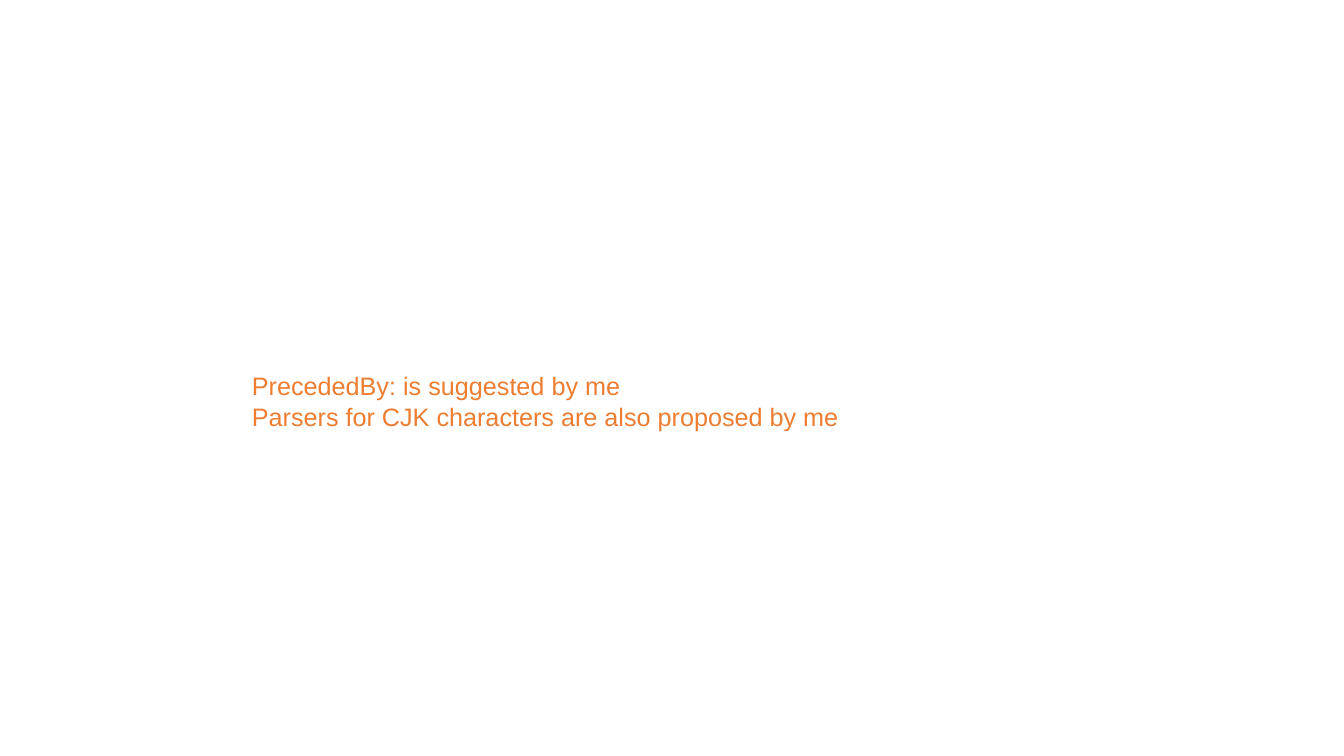
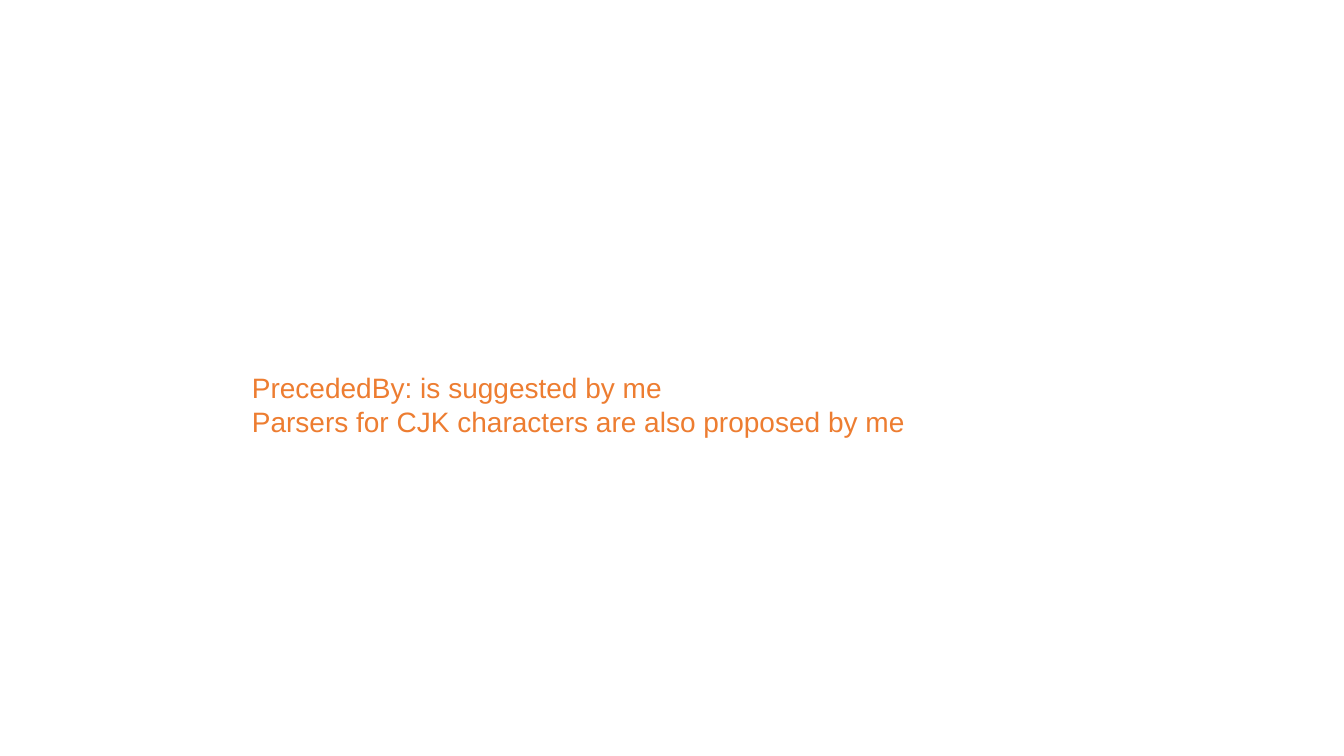
Before and after one commit to Freakwill/pycon2021-ppt, a slide deck: slide 7 of slide-light.pptx. Drawn at 1344x756 pixels with LibreOffice and Linux fonts; fonts in the diff are those of the drawing; background and template pictures are left out. Boxes give left, top, right and bottom in pixels: in the first picture for what was removed or moved away, otherwise in the second. Text is boxed around its words. In the diff, an @@ line names an element or a change of style, - is before the commit and + after.

```diff
--- a/slide-light.pptx
+++ b/slide-light.pptx
@@ text "PrecededBy: is suggested by me" at [252, 377, 904, 437]: size 18 to 20 pt @@
```
Also in this commit, not shown: 8 other slides changed, 4 slides added, 2 slides removed.
